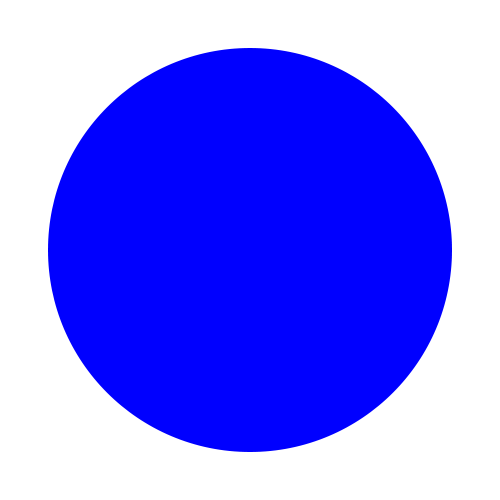
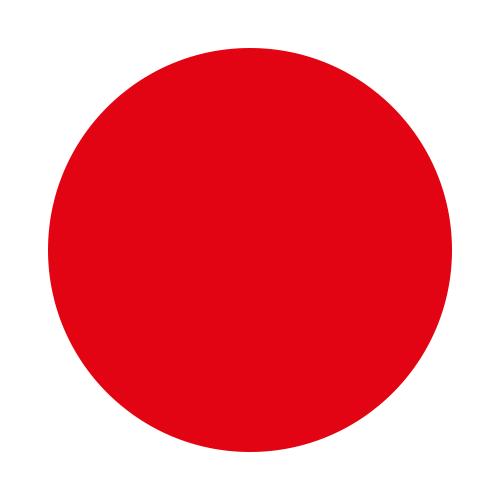
Layered file, before and after one edit (500x500). Changes by layer:
painted on "Ellipse 1" over 48, 48, 452, 452
